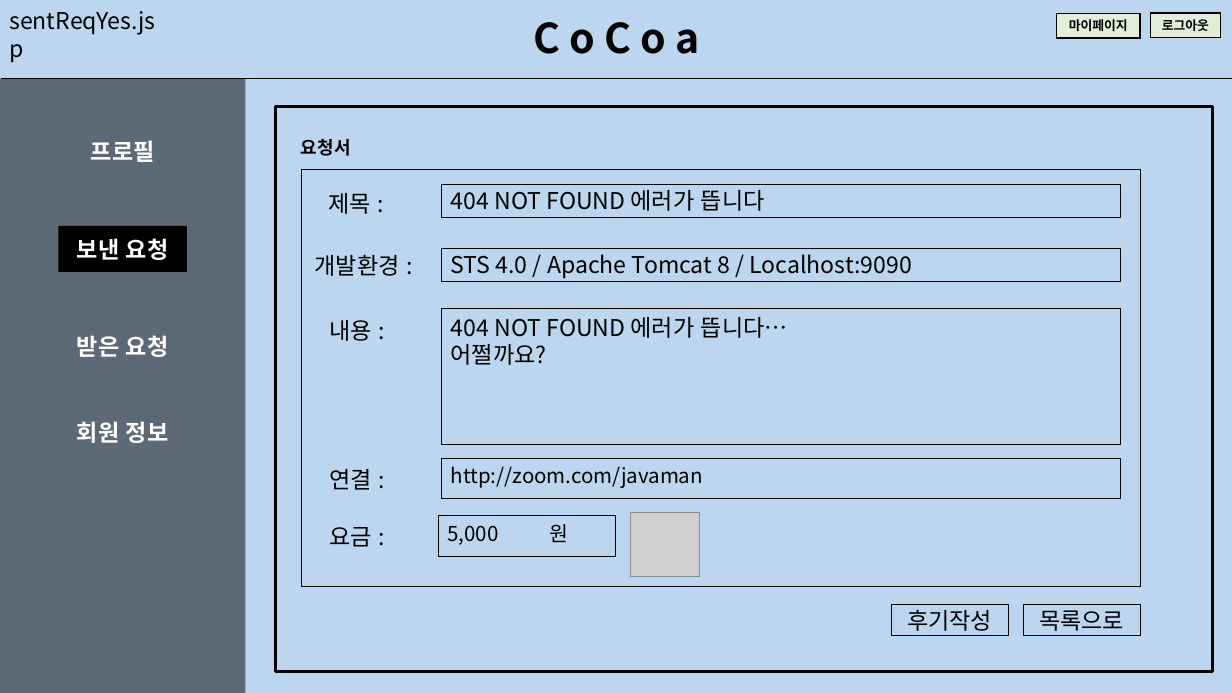
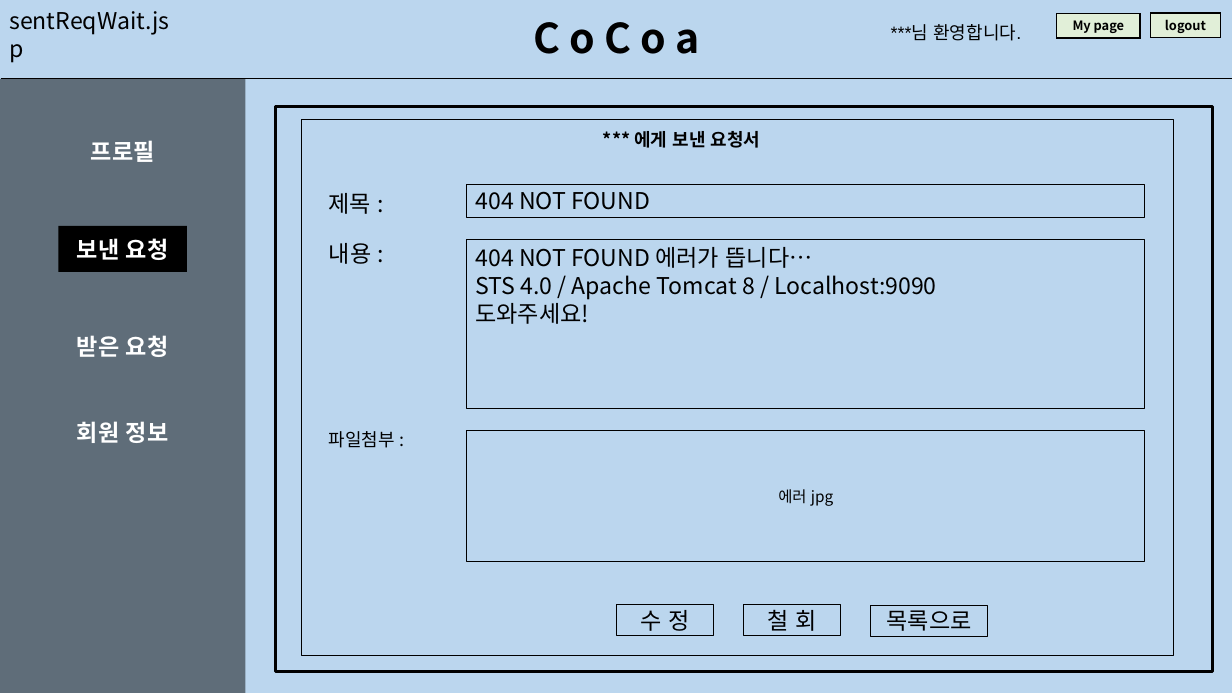
Before and after one commit to math-shpark/AI-Platform-Project-2021-CoCoa-, a slide deck: slide 18 of documents/UI.pptx (slide 14 before the commit). Drawn at 1232x693 pixels with LibreOffice and Linux fonts; fonts in the diff are those of the drawing; grey boxes stand for pictures. Boxes give left, top, right and bottom in pixels: in the first picture for what was removed or moved away, otherwise in the second. Text is boxed around its words. In the diff, an @@ line names an element or a change of style, - is before the commit and + after.

```diff
--- a/documents/UI.pptx
+++ b/documents/UI.pptx
@@ text at (9, 11, 169, 35): text changed @@
-sentReqYes.jsp
+sentReqWait.jsp
@@ text added at (891, 24, 1021, 41), 14 pt, text #000000 @@
+***님 환영합니다.
@@ text in rectangle at (1073, 20, 1124, 33): text changed @@
-마이페이지
+My page
@@ text in rectangle at (1165, 19, 1206, 33): text changed @@
-로그아웃
+logout
@@ rectangle: place and size @@
-rectangle at (301, 169, 1140, 586)
+rectangle at (301, 119, 1174, 655)
@@ text at (634, 131, 761, 148): text changed @@
-요청서
+*** 에게 보낸 요청서
@@ rectangle "404 NOT FOUND": place and size @@
-rectangle "404 NOT FOUND" at (442, 184, 1120, 217)
+rectangle "404 NOT FOUND" at (467, 184, 1145, 217)
@@ text in rectangle at (475, 191, 650, 210): text changed @@
-404 NOT FOUND 에러가 뜹니다
+404 NOT FOUND
@@ text "내용 :": place and size @@
-text "내용 :" at (329, 320, 372, 341)
+text "내용 :" at (329, 243, 372, 264)
@@ rectangle "404 NOT FOUND 에러가 뜹니다…": place and size @@
-rectangle "404 NOT FOUND 에러가 뜹니다…" at (442, 309, 1120, 445)
+rectangle "404 NOT FOUND 에러가 뜹니다…" at (467, 239, 1145, 409)
@@ text removed at (315, 254, 400, 276) @@
-개발환경 :
@@ rectangle removed at (442, 249, 1120, 282) @@
-STS 4.0 / Apache Tomcat 8 / Localhost:9090
@@ text in rectangle at (475, 275, 936, 324): text changed @@
-어쩔까요?
+STS 4.0 / Apache Tomcat 8 / Localhost:9090
+도와주세요!
@@ text added at (329, 431, 395, 448), 14 pt, text #000000 @@
+파일첨부 :
@@ rectangle added at (467, 431, 1145, 561), outline #000000 0.75 pt, 12 pt, text #000000 @@
+에러 jpg
@@ text removed at (329, 469, 372, 490) @@
-연결 :
@@ rectangle removed at (442, 459, 1120, 500) @@
-http://zoom.com/javaman
@@ text removed at (329, 527, 372, 547) @@
-요금 :
@@ rectangle removed at (438, 516, 616, 556) @@
-5,000 원
@@ picture removed at (631, 513, 700, 577) @@
@@ rectangle added at (616, 605, 714, 637), outline #000000 0.75 pt, 18 pt, text #000000 @@
+수 정
@@ rectangle added at (743, 605, 841, 637), outline #000000 0.75 pt, 18 pt, text #000000 @@
+철 회
@@ rectangle "목록으로": place and size @@
-rectangle "목록으로" at (1023, 605, 1141, 637)
+rectangle "목록으로" at (871, 605, 988, 637)
@@ rectangle removed at (891, 605, 1008, 637) @@
-후기작성
```
Also in this commit, not shown: 19 other slides changed, 14 slides added, 9 slides removed, 7 other files.
